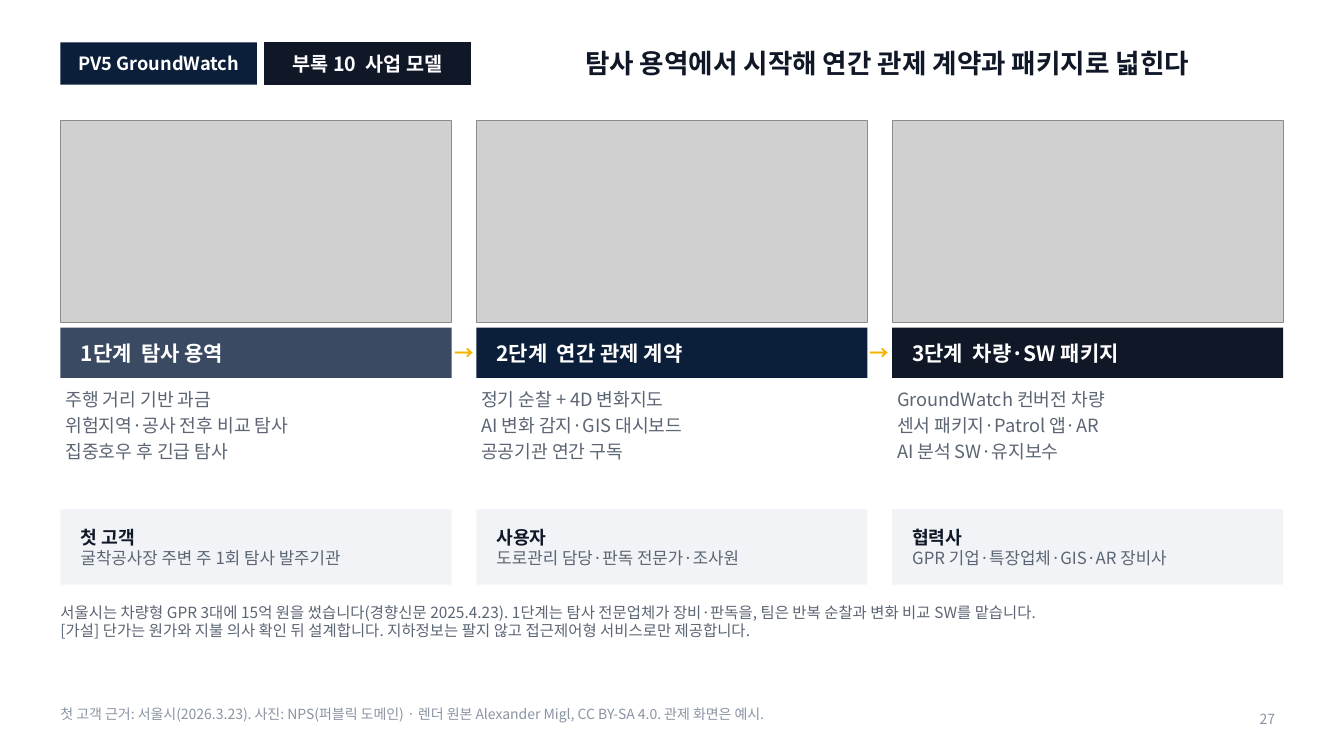
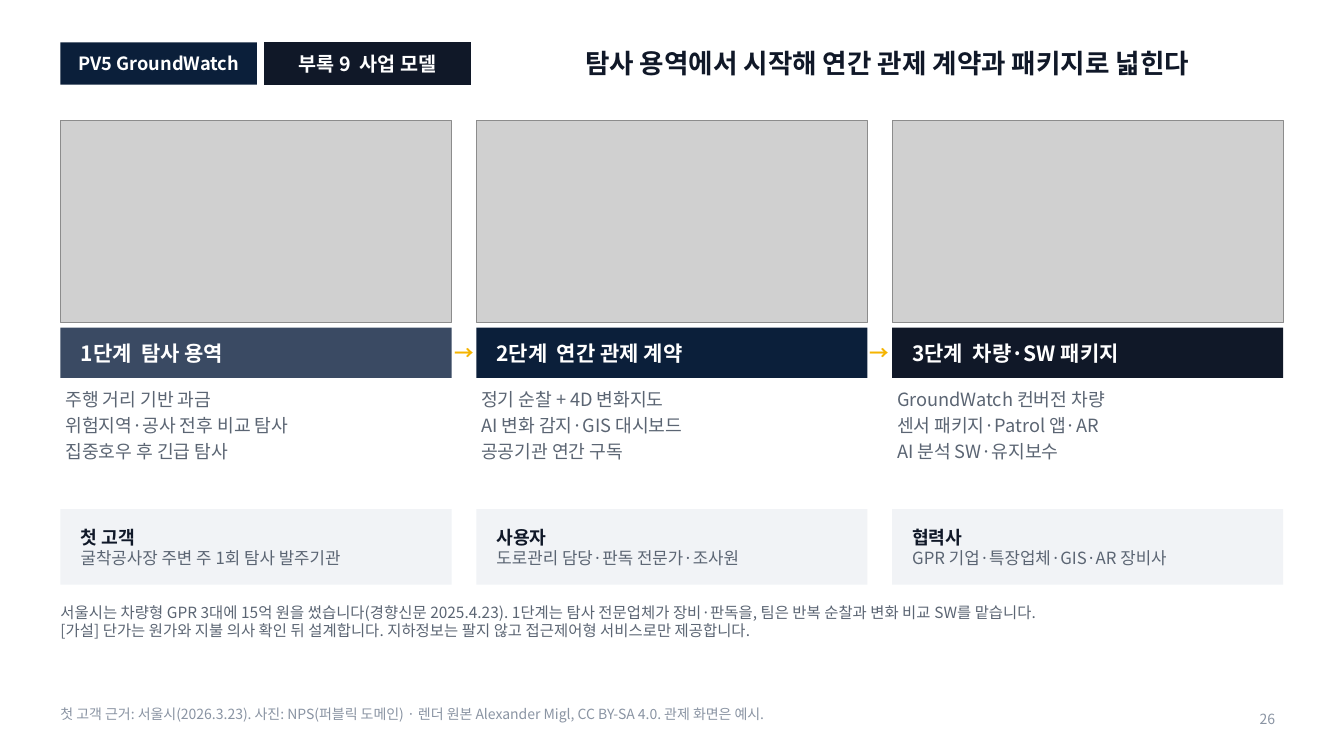
Before and after one commit to woojin-choe/pv5-hose-lab, a slide deck: slide 26 of ppt_all/PV5_GroundWatch_10_18.pptx (slide 27 before the commit). Drawn at 1344x756 pixels with LibreOffice and Linux fonts; fonts in the diff are those of the drawing; grey boxes stand for pictures. Boxes give left, top, right and bottom in pixels: in the first picture for what was removed or moved away, otherwise in the second. Text is boxed around its words. In the diff, an @@ line names an element or a change of style, - is before the commit and + after.

```diff
--- a/ppt_all/PV5_GroundWatch_10_18.pptx
+++ b/ppt_all/PV5_GroundWatch_10_18.pptx
@@ text in rectangle at (298, 54, 436, 73): text changed @@
-부록 10 사업 모델
+부록 9 사업 모델
@@ page number at (1260, 713, 1276, 724): text changed @@
-27
+26
```
Also in this commit, not shown: 18 other slides changed, 1 slide removed, 27 other files.
